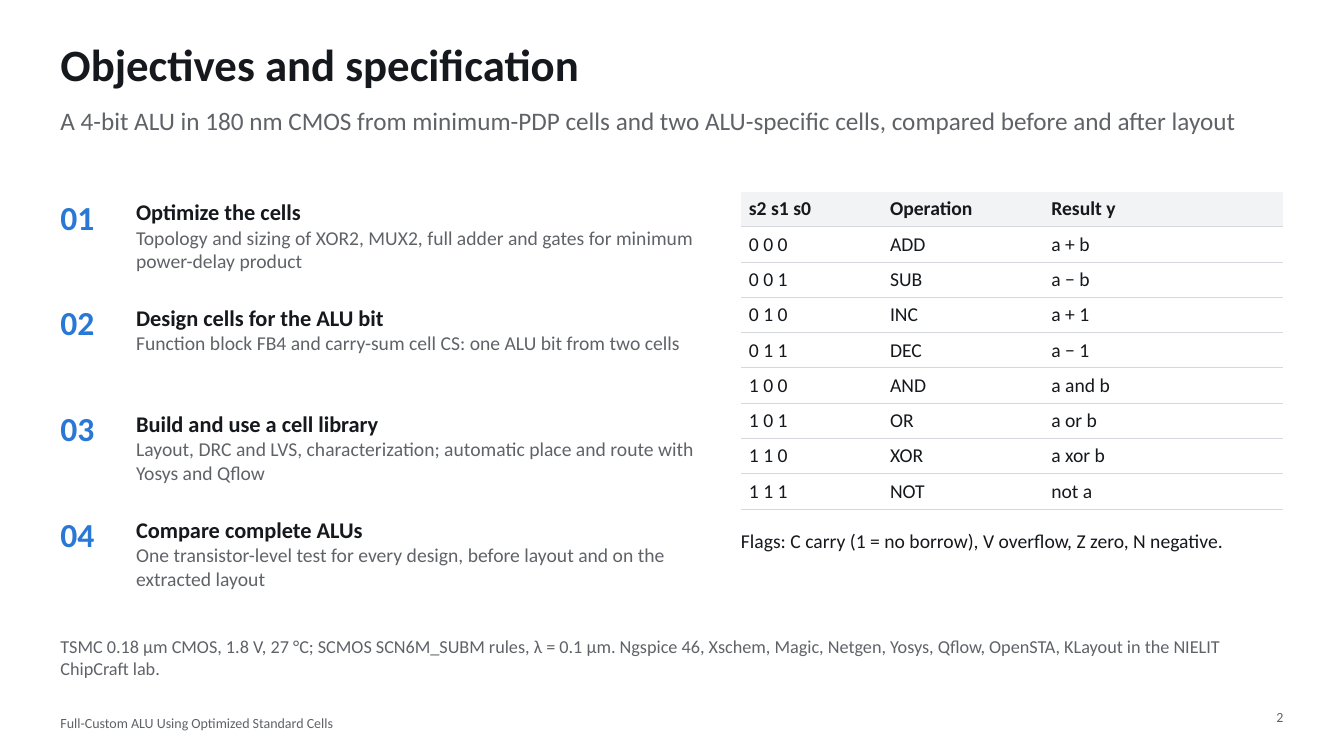
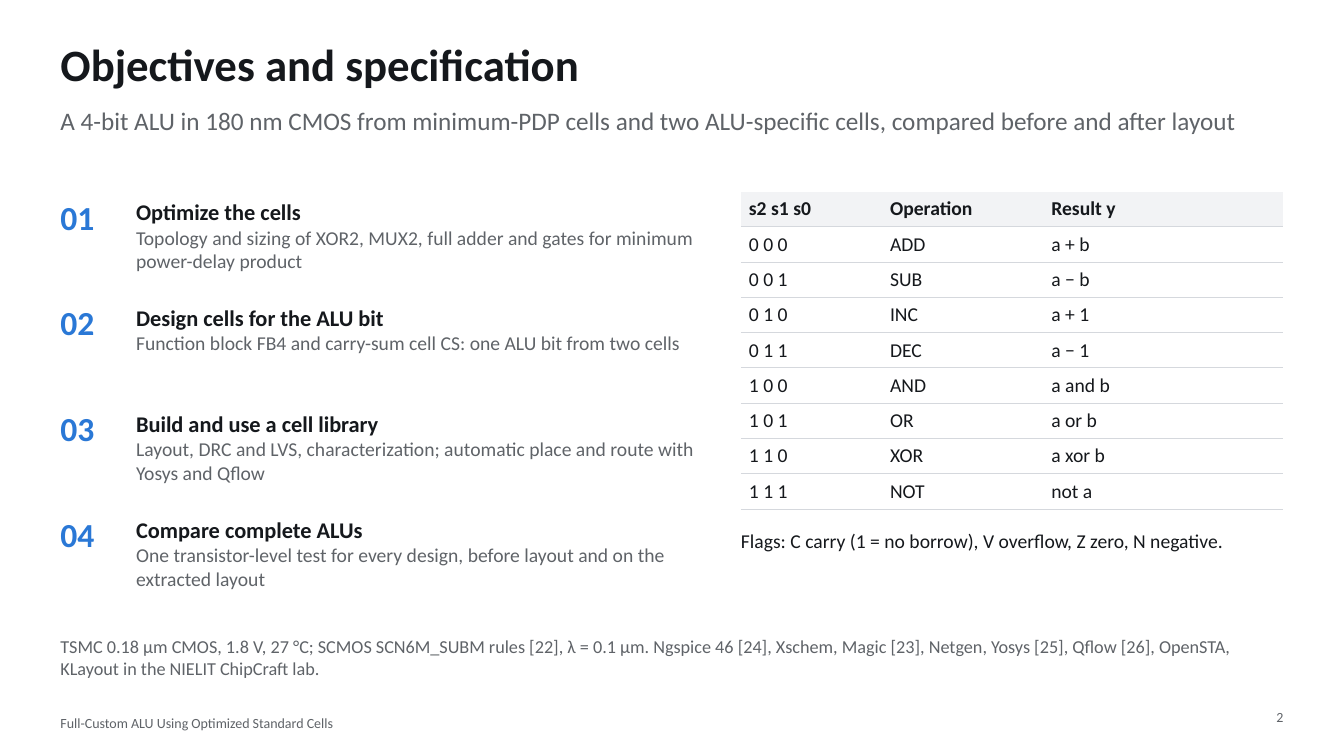
Before and after one commit to manshukgarg/alu-fullcustom-180nm, a slide deck: slide 2 of docs/presentation/ALU4_180nm_presentation.pptx. Drawn at 1344x756 pixels with LibreOffice and Linux fonts; fonts in the diff are those of the drawing. Boxes give left, top, right and bottom in pixels: in the first picture for what was removed or moved away, otherwise in the second. Text is boxed around its words. In the diff, an @@ line names an element or a change of style, - is before the commit and + after.

```diff
--- a/docs/presentation/ALU4_180nm_presentation.pptx
+++ b/docs/presentation/ALU4_180nm_presentation.pptx
@@ text at [60, 640, 1230, 678]: text changed @@
-TSMC 0.18 µm CMOS, 1.8 V, 27 °C; SCMOS SCN6M_SUBM rules, λ = 0.1 µm. Ngspice 46, Xschem, Magic, Netgen, Yosys, Qflow, OpenSTA, KLayout in the NIELIT ChipCraft lab.
+TSMC 0.18 µm CMOS, 1.8 V, 27 °C; SCMOS SCN6M_SUBM rules [22], λ = 0.1 µm. Ngspice 46 [24], Xschem, Magic [23], Netgen, Yosys [25], Qflow [26], OpenSTA, KLayout in the NIELIT ChipCraft lab.
```
Also in this commit, not shown: 3 other slides changed, 2 slides added, 2 other files.
